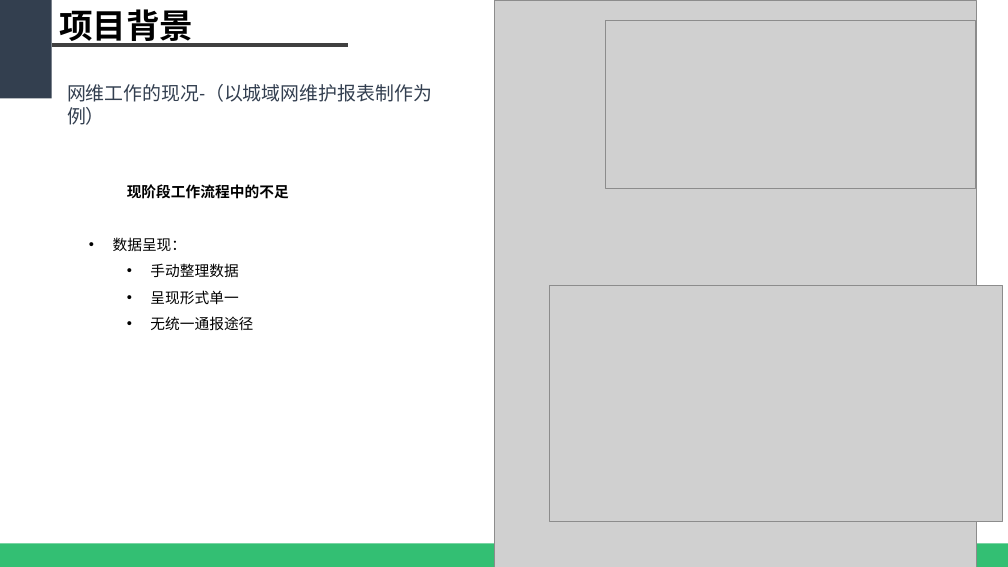
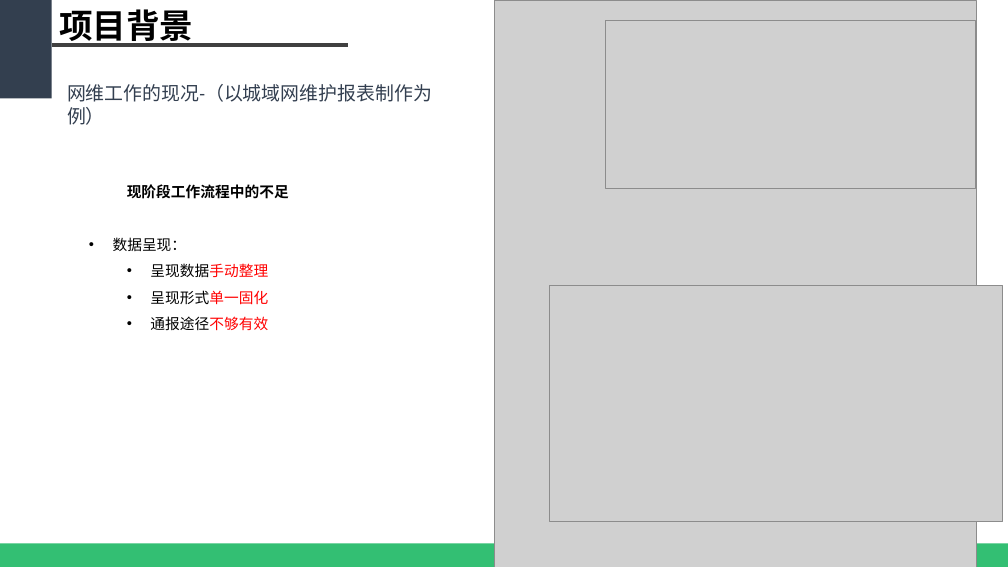
Before and after one commit to WeakX/ZHCM, a slide deck: slide 8 of PPT/(2018.01.16)基于大数据的智慧网络运维平台.pptx. Drawn at 1008x567 pixels with LibreOffice and Linux fonts; fonts in the diff are those of the drawing; grey boxes stand for pictures. Boxes give left, top, right and bottom in pixels: in the first picture for what was removed or moved away, otherwise in the second. Text is boxed around its words. In the diff, an @@ line names an element or a change of style, - is before the commit and + after.

```diff
--- a/PPT/(2018.01.16)基于大数据的智慧网络运维平台.pptx
+++ b/PPT/(2018.01.16)基于大数据的智慧网络运维平台.pptx
@@ text at <box>150,263,268,331</box>: text changed @@
-  • 手动整理数据
-  • 呈现形式单一
-  • 无统一通报途径
+  • 呈现数据手动整理
+  • 呈现形式单一固化
+  • 通报途径不够有效
```
Also in this commit, not shown: 12 other slides changed, 1 slide added, 4 other files.
